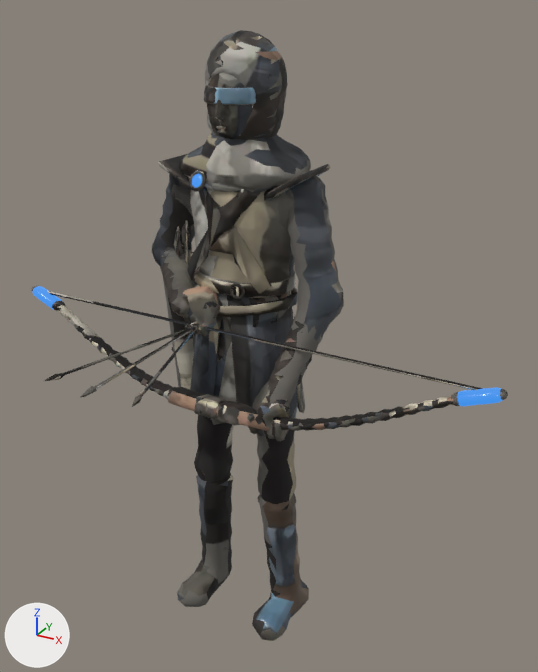
What one commit did to the glTF model games/vale/art/out/fighters/lisvel/lisvel_almanac.glb.
Both versions are drawn from a camera (50 mm lens) standing at (1.075, -1.802, 1.936) and looking at (0.153, -0.125, 1.098). Every picture has the same lights, and +X, +Y and +Z are marked at lower left. The older version comes first. Vertices at exactly the same position are counted once.

Names of what the first picture shows: 'lisvel_accent', 'lisvel_almanac'.
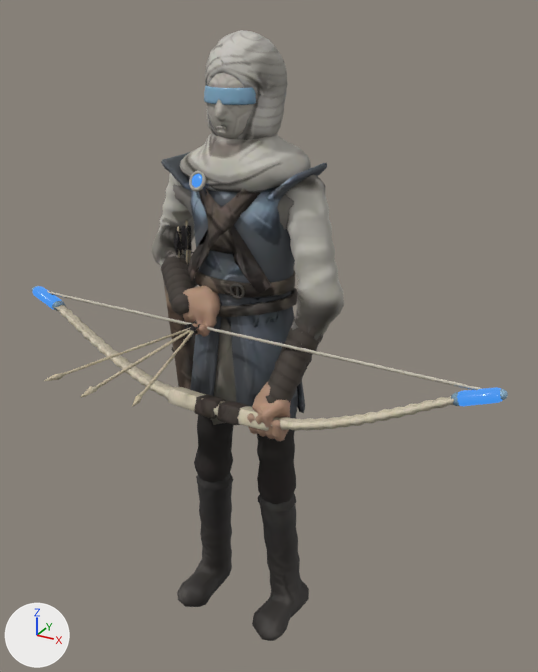
What differs and where, as boxes (x1, y1, x2, y2) in the pictures (538 x 672 px; the box of a moved part takes in the faces that stretch with it):
part 1 of me_lisvel, moved or reshaped: before (159, 153, 330, 236); after (161, 152, 327, 236)
part 2 of me_lisvel, moved or reshaped (mostly hidden): before (225, 288, 296, 330); after (277, 288, 296, 330)
part 3 of me_lisvel, surface changed: (32, 30, 508, 641) in both

What the commit changed:
me_lisvel has 9399 vertices, 20718 faces and spans x -0.7..0.82, y -0.66..0.15, z 0.0..1.88.
me_lisvel is used by ob_lisvel_almanac; location (0.0, 0.0, 0.0).
me_lisvel part 1: 46 vertices moved from x -0.22..0.22, y -0.11..0.12, z 1.42..1.54 to x -0.22..0.21, y -0.11..0.12, z 1.43..1.54; 186 vertices removed from x -0.22..0.22, y -0.11..0.12, z 1.41..1.54; 179 vertices added at x -0.21..0.22, y -0.11..0.12, z 1.42..1.55.
me_lisvel part 2: 21 vertices moved from x -0.13..0.14, y -0.07..0.1, z 0.96..1.19 to x -0.13..0.14, y -0.06..0.1, z 0.96..1.19; 22 vertices removed from x -0.13..0.14, y -0.1..0.1, z 1.16..1.19; 29 vertices added at x -0.12..0.15, y -0.09..0.09, z 1.16..1.2.
me_lisvel part 3: 19579 kept faces spanning x -0.7..0.82, y -0.66..0.15, z 0.0..1.88 get new texture (UV) coordinates.
